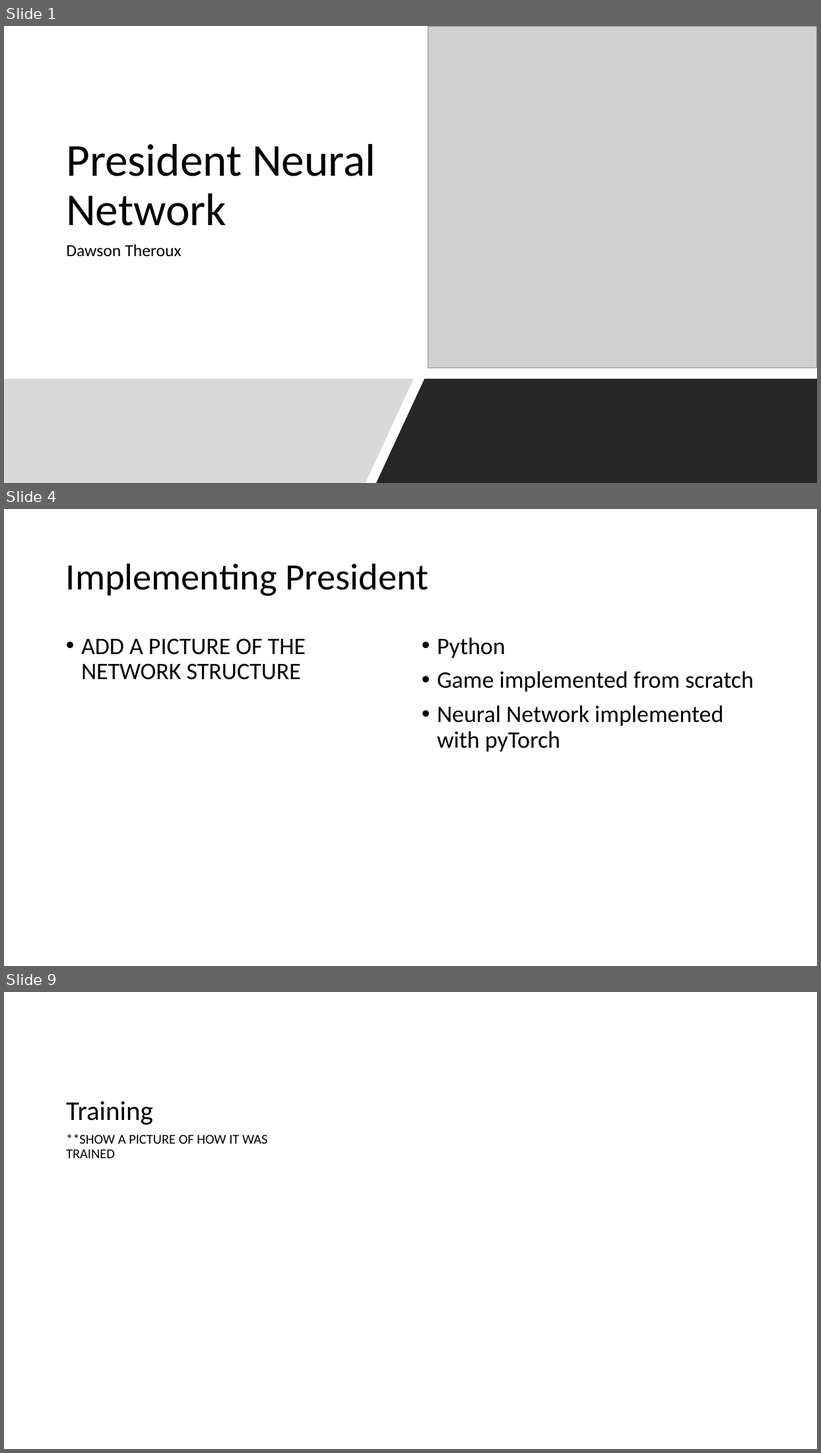
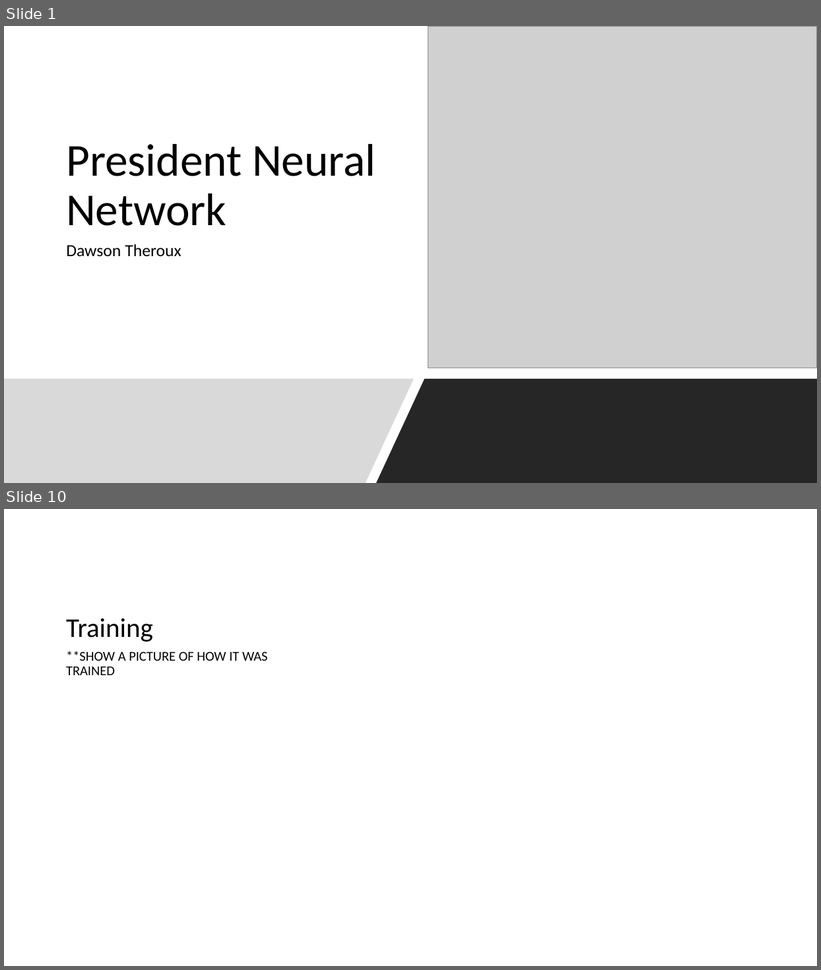
Before and after one commit to DawsonTheroux/PresidentAI, a slide deck: ProjectDemo.pptx. Shown one above the other, each under a label of ours: slides 1, 4 and 9 before the commit, slides 1 and 10 after it; the slides between them are not shown. The pictures are 821x1453 and 821x970 pixels, drawn with LibreOffice and Linux fonts; fonts in the diff are those of the drawing; grey boxes stand for pictures. Boxes give left, top, right and bottom in pixels: in the first picture for what was removed or moved away, otherwise in the second. Text is boxed around its words. In the diff, an @@ line names an element or a change of style, - is before the commit and + after.

```diff
--- a/ProjectDemo.pptx
+++ b/ProjectDemo.pptx
@@ slide 4 removed at (x1=4, y1=509, x2=817, y2=966), background #FFFFFF @@
@@ title removed at (x1=66, y1=563, x2=428, y2=596) @@
-Implementing President
@@ text removed at (x1=81, y1=638, x2=306, y2=680) @@
-• ADD A PICTURE OF THE NETWORK STRUCTURE
@@ text removed at (x1=437, y1=638, x2=753, y2=752) @@
-• Python
-• Game implemented from scratch
-• Neural Network implemented with pyTorch
@@ what was slide 9 is now slide 10 @@
```
Also in this commit, not shown: 5 slides changed, 3 slides added, 1 other slide removed.
